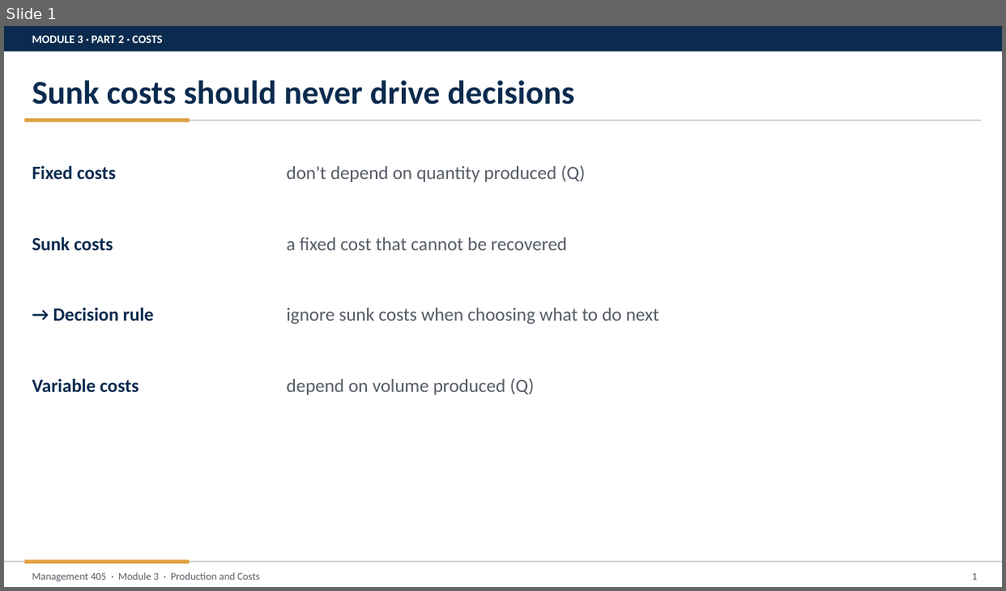
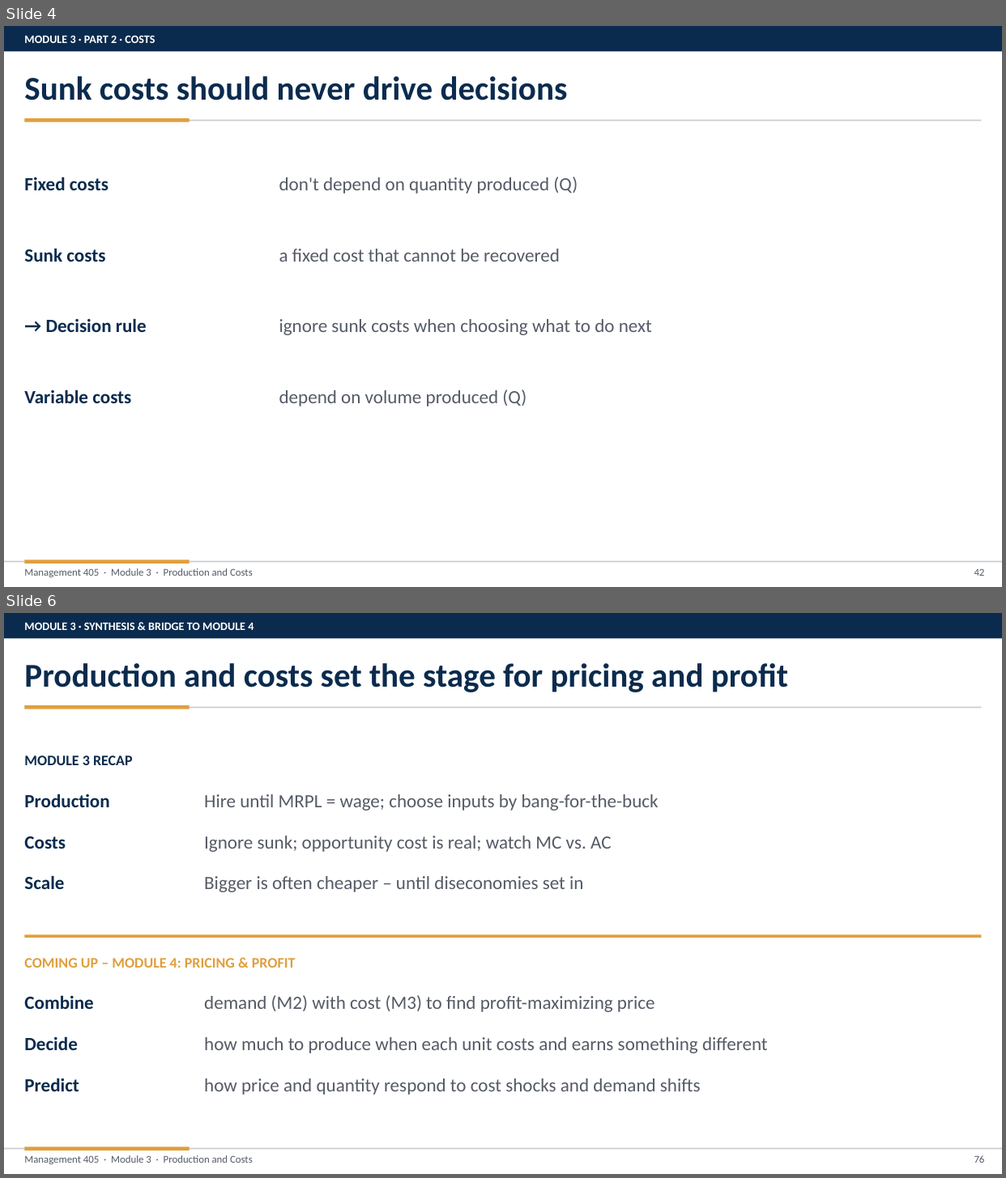
Before and after one commit to nvoigtla/Teaching, a slide deck: 405 Slide Revisions 2026/Module 3/405 Slides Template.pptx. Shown one above the other, each under a label of ours: slide 1 before the commit, slides 4 and 6 after it; the slides between them are not shown. The pictures are 1006x591 and 1006x1178 pixels, drawn with LibreOffice and Linux fonts; fonts in the diff are those of the drawing. Boxes give left, top, right and bottom in pixels: in the first picture for what was removed or moved away, otherwise in the second. Text is boxed around its words. In the diff, an @@ line names an element or a change of style, - is before the commit and + after.

```diff
--- a/405 Slide Revisions 2026/Module 3/405 Slides Template.pptx
+++ b/405 Slide Revisions 2026/Module 3/405 Slides Template.pptx
@@ slide 6 added at (4,613,1002,1174), background #FFFFFF @@
@@ rectangle added at (4,613,1002,638), fill #0B2B4E @@
@@ text added at (24,622,253,630), 11 pt, text #FFFFFF, bold @@
+MODULE 3 · SYNTHESIS & BRIDGE TO MODULE 4
@@ text added at (24,663,788,692), 32 pt, text #0B2B4E, bold @@
+Production and costs set the stage for pricing and profit
@@ rectangle added at (25,707,982,708), fill #C8CDD3 @@
@@ rectangle added at (25,706,189,709), fill #E09F3E @@
@@ text added at (24,756,133,765), 14 pt, text #0B2B4E, bold @@
+MODULE 3 RECAP
@@ text added at (24,794,109,807), 18 pt, text #0B2B4E, bold @@
+Production
@@ text added at (204,794,658,811), 18 pt, text #555B66 @@
+Hire until MRPL = wage; choose inputs by bang-for-the-buck
@@ text added at (24,837,66,849), 18 pt, text #0B2B4E, bold @@
+Costs
@@ text added at (204,836,612,852), 18 pt, text #555B66 @@
+Ignore sunk; opportunity cost is real; watch MC vs. AC
@@ text added at (24,875,64,889), 18 pt, text #0B2B4E, bold @@
+Scale
@@ text added at (204,876,583,892), 18 pt, text #555B66 @@
+Bigger is often cheaper – until diseconomies set in
@@ rectangle added at (25,935,982,938), fill #E09F3E @@
@@ text added at (24,958,296,968), 14 pt, text #E09F3E, bold @@
+COMING UP – MODULE 4: PRICING & PROFIT
@@ text added at (24,995,93,1009), 18 pt, text #0B2B4E, bold @@
+Combine
@@ text added at (204,995,655,1012), 18 pt, text #555B66 @@
+demand (M2) with cost (M3) to find profit-maximizing price
@@ text added at (24,1037,77,1050), 18 pt, text #0B2B4E, bold @@
+Decide
@@ text added at (204,1037,768,1054), 18 pt, text #555B66 @@
+how much to produce when each unit costs and earns something different
@@ text added at (24,1078,79,1092), 18 pt, text #0B2B4E, bold @@
+Predict
@@ text added at (204,1079,701,1095), 18 pt, text #555B66 @@
+how price and quantity respond to cost shocks and demand shifts
@@ rectangle added at (25,1147,189,1151), fill #E09F3E @@
@@ rectangle added at (4,1148,1002,1150), fill #C8CDD3 @@
@@ text added at (24,1156,253,1165), 10 pt, text #555B66 @@
+Management 405 · Module 3 · Production and Costs
@@ text added at (974,1156,985,1163), 10 pt, text #555B66 @@
+76
@@ what was slide 1 is now slide 4 @@
@@ slide 4 changed as well @@
@@ 8 texts: place and size @@
-8 texts at (32,165,659,395)
+8 texts at (24,177,652,407)
@@ 3 texts: place and size @@
-3 texts at (32,35,575,582)
+3 texts at (24,35,568,578)
@@ text at (974,569,985,576): text changed @@
-1
+42
```
Also in this commit, not shown: 4 other slides added, 21 other files.
